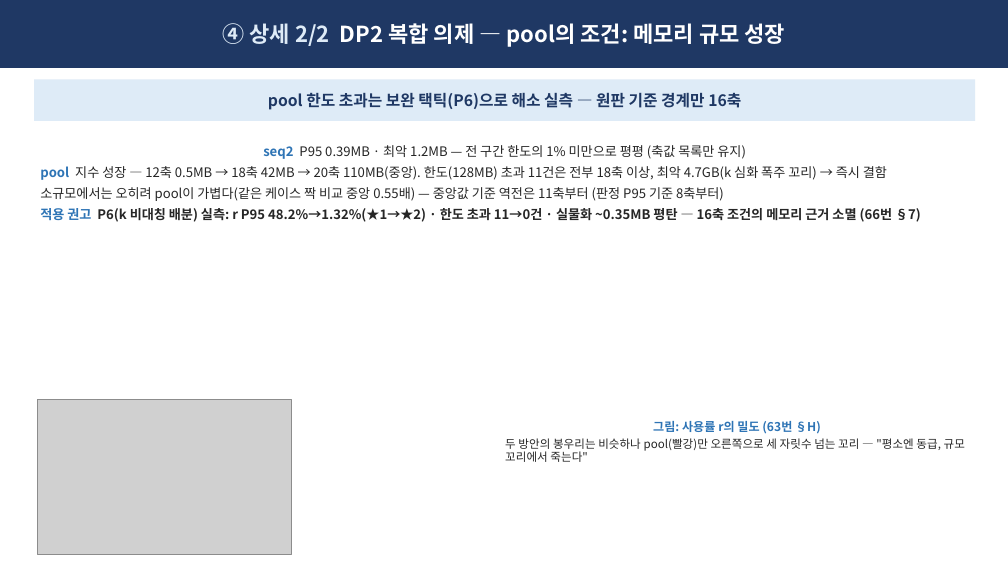
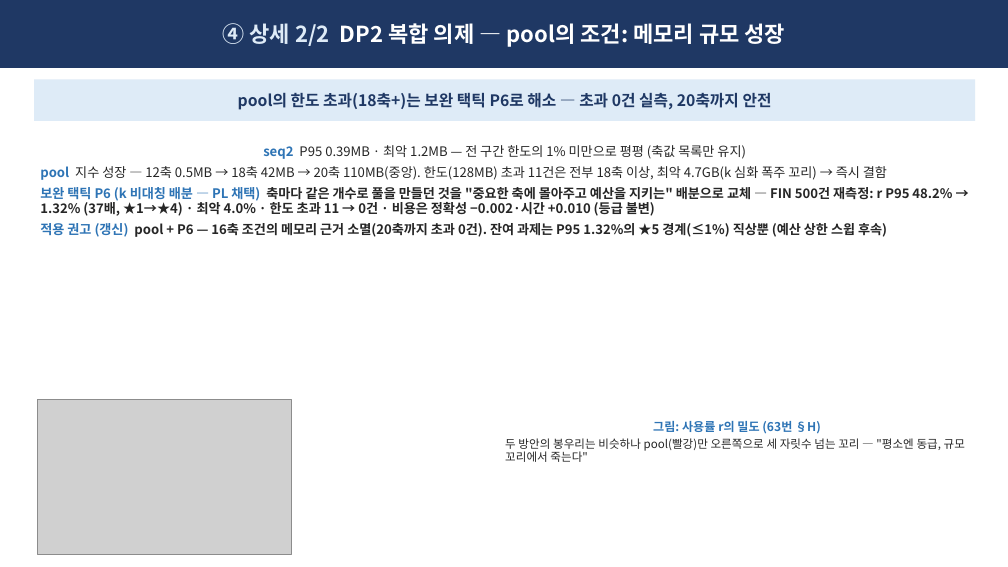
Before and after one commit to Sunwoo-Nam/architect-teamproject, a slide deck: slide 13 of docs/changbae/65-QA-종합-임원보고.pptx. Drawn at 1008x567 pixels with LibreOffice and Linux fonts; fonts in the diff are those of the drawing; grey boxes stand for pictures. Boxes give left, top, right and bottom in pixels: in the first picture for what was removed or moved away, otherwise in the second. Text is boxed around its words. In the diff, an @@ line names an element or a change of style, - is before the commit and + after.

```diff
--- a/docs/changbae/65-QA-종합-임원보고.pptx
+++ b/docs/changbae/65-QA-종합-임원보고.pptx
@@ text in rectangle at [238, 93, 772, 110]: text changed @@
-pool 한도 초과는 보완 택틱(P6)으로 해소 실측 — 원판 기준 경계만 16축
+pool의 한도 초과(18축+)는 보완 택틱 P6로 해소 — 초과 0건 실측, 20축까지 안전
@@ text at [40, 187, 952, 237]: text changed @@
-소규모에서는 오히려 pool이 가볍다(같은 케이스 짝 비교 중앙 0.55배) — 중앙값 기준 역전은 11축부터 (판정 P95 기준 8축부터)
-적용 권고 P6(k 비대칭 배분) 실측: r P95 48.2%→1.32%(★1→★2) · 한도 초과 11→0건 · 실물화 ~0.35MB 평탄 — 16축 조건의 메모리 근거 소멸 (66번 §7)
+보완 택틱 P6 (k 비대칭 배분 — PL 채택) 축마다 같은 개수로 풀을 만들던 것을 "중요한 축에 몰아주고 예산을 지키는" 배분으로 교체 — FIN 500건 재측정: r P95 48.2% → 1.32% (37배, ★1→★4) · 최악 4.0% · 한도 초과 11 → 0건 · 비용은 정확성 −0.002·시간 +0.010 (등급 불변)
+적용 권고 (갱신) pool + P6 — 16축 조건의 메모리 근거 소멸(20축까지 초과 0건). 잔여 과제는 P95 1.32%의 ★5 경계(≤1%) 직상뿐 (예산 상한 스윕 후속)
```
Also in this commit, not shown: 3 other slides changed, 8 other files.
